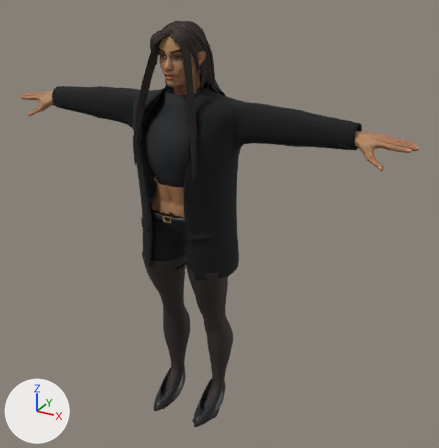
Renders of the glTF model apps/web/public/assets/avatars/wardrobe/female-brunette-tailored.glb from each side of a commit.
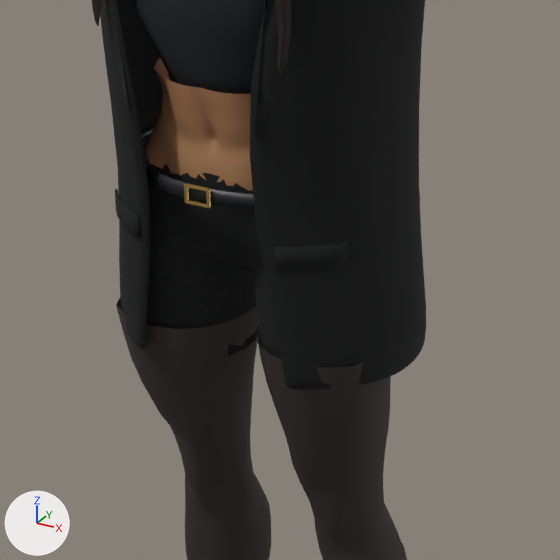
Each version appears first whole from a 50 mm camera at (1.31, -2.05, 2.05) aimed at (0.1, 0.13, 0.96), and next in a close-up on the part from 24% to 64% of the width and 35% to 75% of the height. The lights are fixed; the arrows at lower left show +X, +Y and +Z. The last two pictures show the newer version. Vertices at exactly the same position are counted once.

Objects in the first close-up: 'Wardrobe_female-brunette-tailored_bottom', 'Wardrobe_female-brunette-tailored_hair', 'Wardrobe_female-brunette-tailored_skin', 'Wardrobe_female-brunette-tailored_tights', 'Wardrobe_female-brunette-tailored_top'.
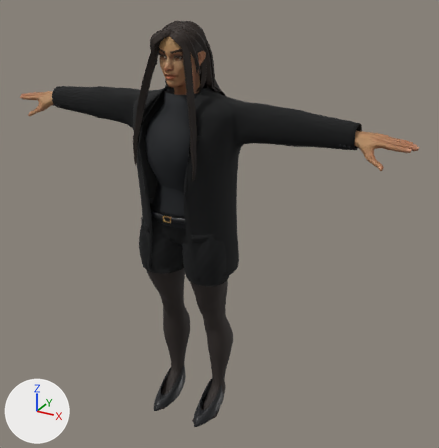
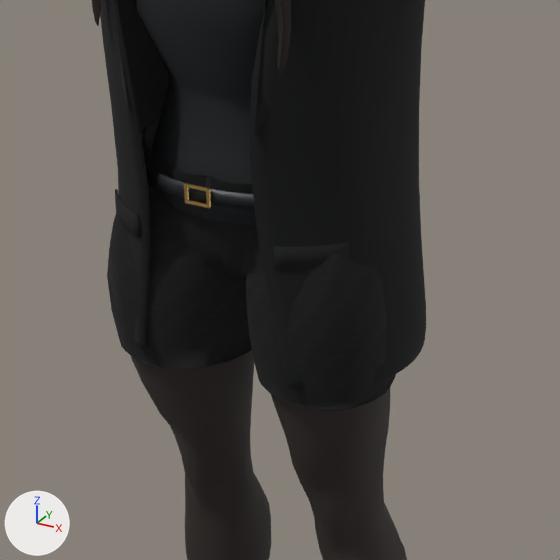
Boxes [x1, y1, x2, y2] around the edits, measured in the close-ups (560 x 560 px; the box of a moved part takes in the faces that stretch with it):
'Wardrobe_female-brunette-tailored_bottom', reshaped: before [141, 124, 282, 359]; after [107, 121, 396, 410]
part 1 of me_female_peasant_legs_001, moved or reshaped: before [147, 163, 282, 359]; after [107, 121, 396, 408]
part 2 of me_superhero_female_005, deleted (brown): before [143, 58, 253, 191]
part 3 of me_superhero_female_008, built on (mostly hidden afterwards): before [116, 297, 391, 406]; after [216, 355, 383, 406]
part 4 of me_wardrobe_female_blazer_001, reshaped (black): after [151, 79, 256, 225]

What changed in the scene script:
```text
Change me_female_peasant_legs_001:
    used by ob_wardrobe_female_brunette_tailored_bottom; location = (0.0, 0.0, 0.0)
    remove me_female_peasant_legs_001.from_pydata(...)  # 1188 vertices, 2224 faces; spans x -0.191..0.191, y -0.132..0.16, z 0.765..1.075
    add me_female_peasant_legs_001.from_pydata(...)  # 1188 vertices, 2224 faces; spans x -0.217..0.217, y -0.132..0.162, z 0.758..1.089
    me_female_peasant_legs_001 part 1: 580 of 1188 vertices moved; they spanned x -0.191..0.191, y -0.096..0.133, z 0.765..1.075 and now span x -0.217..0.217, y -0.106..0.162, z 0.758..1.089; mean shift (0.0, 0.0, 0.0); largest move (-0.091, 0.125, 0.973) -> (-0.108, 0.154, 0.981)
Change me_superhero_female_005:
    used by ob_wardrobe_female_brunette_tailored_skin; location = (0.0, 0.0, 0.0)
    remove me_superhero_female_005.from_pydata(...)  # 3516 vertices, 6792 faces; spans x -0.93..0.93, y -0.11..0.12, z 1.05..1.82
    add me_superhero_female_005.from_pydata(...)  # 3182 vertices, 6256 faces; spans x -0.93..0.93, y -0.11..0.12, z 1.37..1.82
    me_superhero_female_005 part 2: the loose piece of 334 vertices spanning x -0.16..0.16, y -0.11..0.12, z 1.05..1.2 is deleted
Change me_superhero_female_008:
    used by ob_wardrobe_female_brunette_tailored_tights; location = (0.0, 0.0, 0.0)
    remove me_superhero_female_008.from_pydata(...)  # 1449 vertices, 2604 faces; spans x -0.207..0.207, y -0.109..0.168, z 0.015..0.825
    add me_superhero_female_008.from_pydata(...)  # 1413 vertices, 2534 faces; spans x -0.204..0.204, y -0.109..0.168, z 0.015..0.785
    me_superhero_female_008 part 3
    106 vertices are removed from x -0.206..0.206, y -0.092..0.102, z 0.787..0.825
    178 faces are deleted
    6 vertices move from x -0.207..0.207, y -0.022..0.012, z 0.825 to x -0.204..0.204, y -0.045..-0.014, z 0.785
    70 vertices are added at x -0.202..0.202, y -0.084..0.104, z 0.785
    108 new faces join them
Change me_wardrobe_female_blazer_001:
    used by ob_wardrobe_female_brunette_tailored_top; location = (0.0, 0.0, 0.0)
    remove me_wardrobe_female_blazer_001.from_pydata(...)  # 5192 vertices, 10340 faces; spans x -0.71..0.71, y -0.149..0.224, z 0.79..1.576
    add me_wardrobe_female_blazer_001.from_pydata(...)  # 5768 vertices, 11492 faces; spans x -0.71..0.71, y -0.149..0.224, z 0.79..1.576
    me_wardrobe_female_blazer_001 part 4: 26 vertices removed from x -0.043..0.043, y -0.09..0.12, z 1.176; 602 vertices added at x -0.154..0.154, y -0.106..0.136, z 1.015..1.175
```
